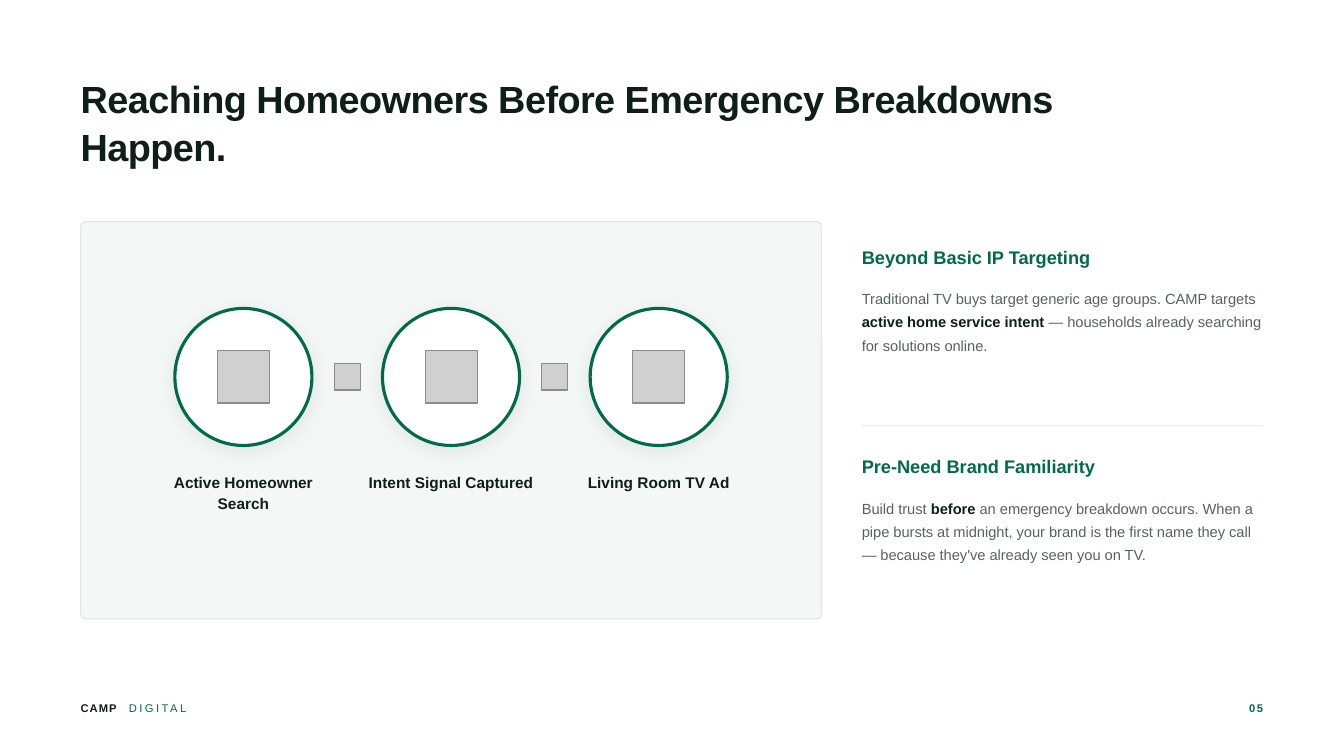
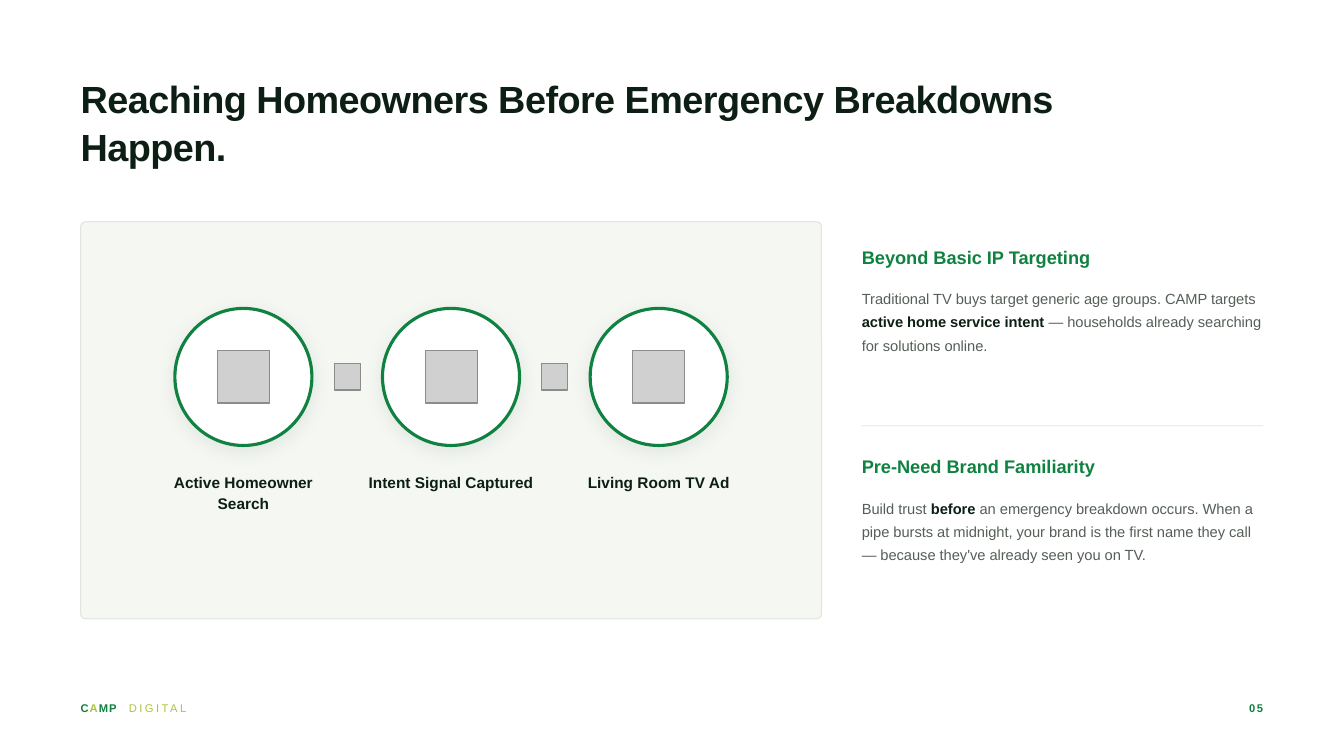
Before and after one commit to ads-jpg/creekside, a slide deck: slide 5 of decks/camp-ctv/camp-ctv-redesigned.pptx. Drawn at 1344x756 pixels with LibreOffice and Linux fonts; fonts in the diff are those of the drawing; grey boxes stand for pictures. Boxes give left, top, right and bottom in pixels: in the first picture for what was removed or moved away, otherwise in the second. Text is boxed around its words. In the diff, an @@ line names an element or a change of style, - is before the commit and + after.

```diff
--- a/decks/camp-ctv/camp-ctv-redesigned.pptx
+++ b/decks/camp-ctv/camp-ctv-redesigned.pptx
@@ rounded rectangle at bbox=[81, 222, 822, 619]: fill #F3F7F5 to #F4F7F2; outline #DDE7E3 0.75 pt to #DEE6DE 0.75 pt @@
@@ outline #006A49 2.25 pt to #0F8140 2.25 pt in 3 elements at bbox=[175, 309, 313, 446], bbox=[382, 309, 519, 446], bbox=[591, 309, 728, 446] @@
@@ text "CAMP DIGITAL" at bbox=[81, 704, 117, 712]: text colour #0E1F1A to #0F8140, text colour #0E1F1A to #A9C63C in "CAMP"; text colour #006A49 to #A9C63C in "DIGITAL" @@
@@ text colour #006A49 to #0F8140 in 3 elements at bbox=[862, 250, 1090, 268], bbox=[862, 460, 1095, 477], bbox=[1249, 704, 1263, 712] @@
```
Also in this commit, not shown: 11 other slides changed, 3 other files.
